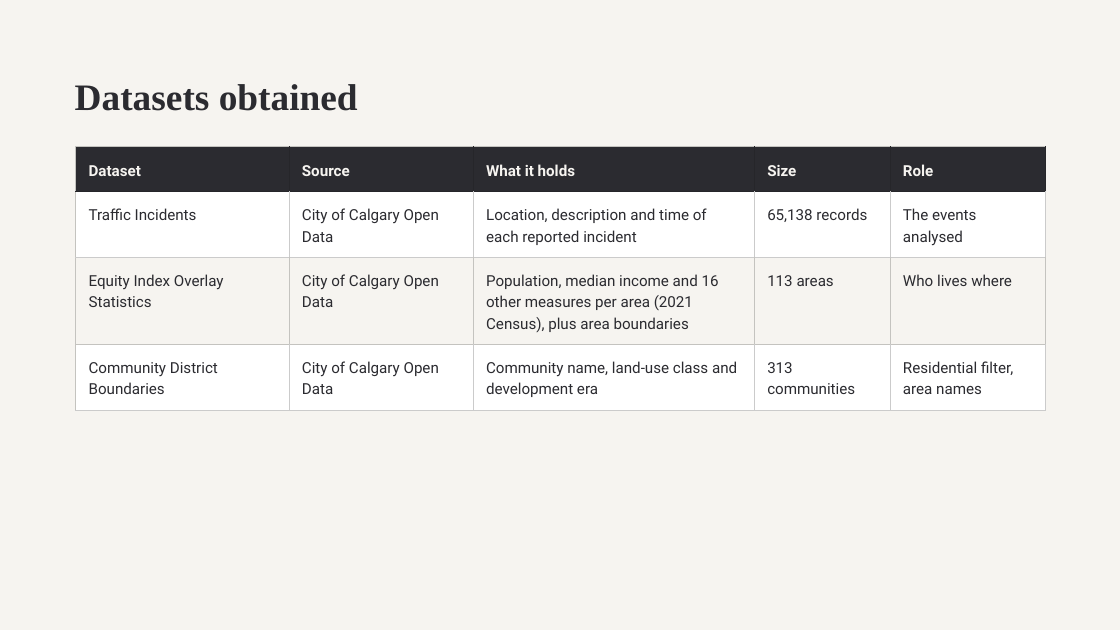
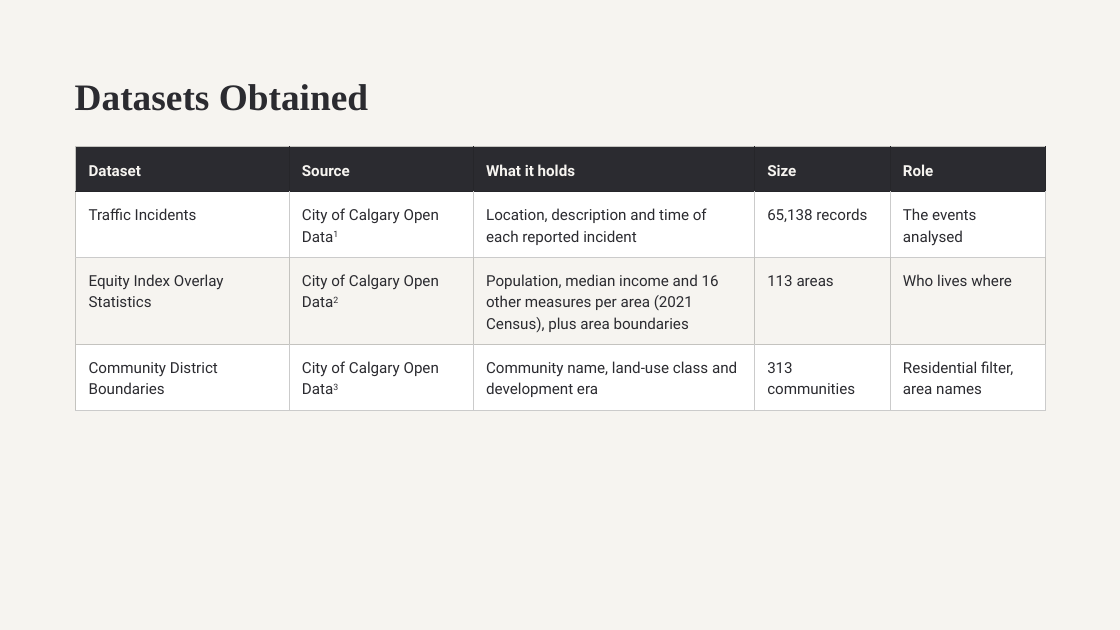
Before and after one commit to AdrianJulve/calgary-traffic-dashboard, a slide deck: slide 4 of Calgary Traffic Midpoint Presentation.pptx. Drawn at 1120x630 pixels with LibreOffice and Linux fonts; fonts in the diff are those of the drawing. Boxes give left, top, right and bottom in pixels: in the first picture for what was removed or moved away, otherwise in the second. Text is boxed around its words. In the diff, an @@ line names an element or a change of style, - is before the commit and + after.

Commit message:
added rest of group member names; added references; fixed title capitalization

```diff
--- a/Calgary Traffic Midpoint Presentation.pptx
+++ b/Calgary Traffic Midpoint Presentation.pptx
@@ title at bbox=[75, 84, 368, 111]: text changed @@
-Datasets obtained
+Datasets Obtained
@@ table at bbox=[76, 147, 1046, 409] @@
-row 2, column 2: City of Calgary Open Data
+row 2, column 2: City of Calgary Open Data1
-row 3, column 2: City of Calgary Open Data
+row 3, column 2: City of Calgary Open Data2
-row 4, column 2: City of Calgary Open Data
+row 4, column 2: City of Calgary Open Data3
```
Also in this commit, not shown: 7 other slides changed, 1 slide added.
